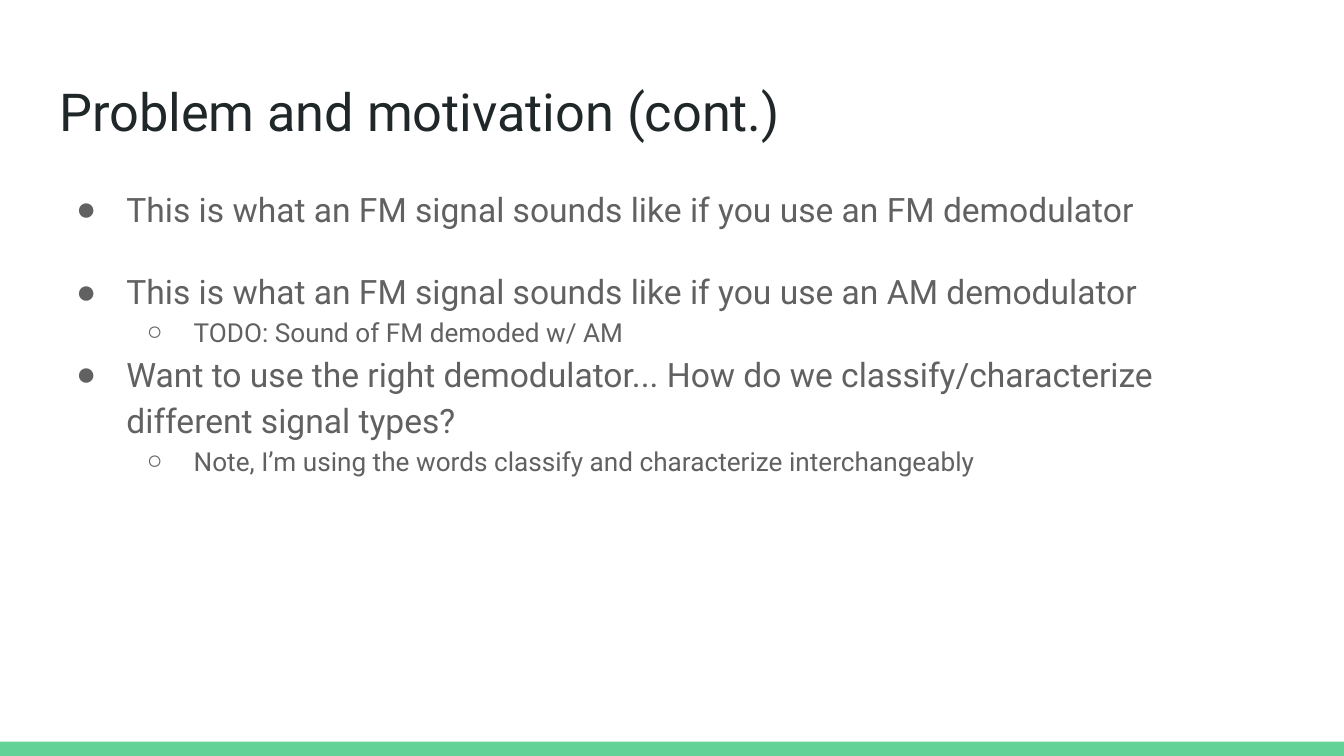
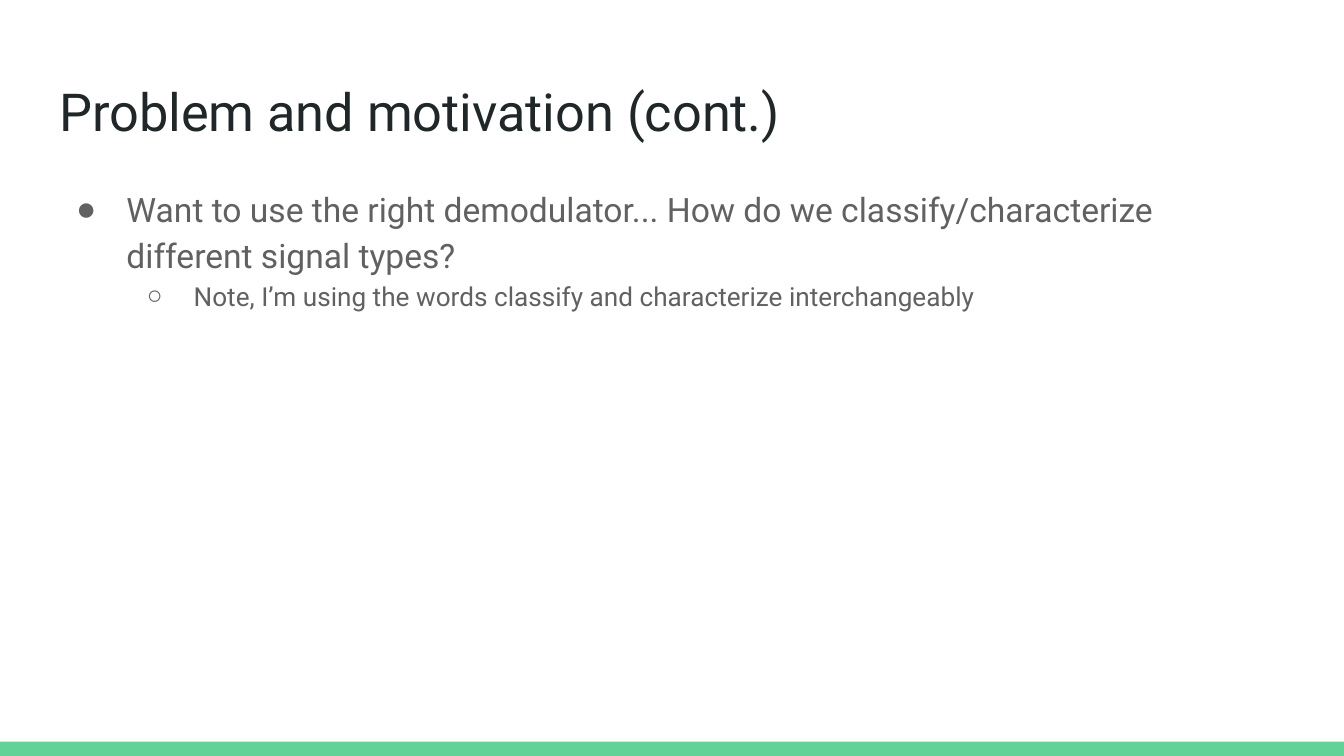
Before and after one commit to stevester94/CSC219_SigChar, a slide deck: slide 5 of presentation/Radio Signal Characterization.pptx (slide 3 before the commit). Drawn at 1344x756 pixels with LibreOffice and Linux fonts; fonts in the diff are those of the drawing. Boxes give left, top, right and bottom in pixels: in the first picture for what was removed or moved away, otherwise in the second. Text is boxed around its words. In the diff, an @@ line names an element or a change of style, - is before the commit and + after.

```diff
--- a/presentation/Radio Signal Characterization.pptx
+++ b/presentation/Radio Signal Characterization.pptx
@@ text at box(126, 196, 1136, 344): paragraphs removed @@
-● This is what an FM signal sounds like if you use an FM demodulator
-● This is what an FM signal sounds like if you use an AM demodulator
-  ○ TODO: Sound of FM demoded w/ AM
```
Also in this commit, not shown: 4 other slides changed, 5 slides added, 3 other files.
